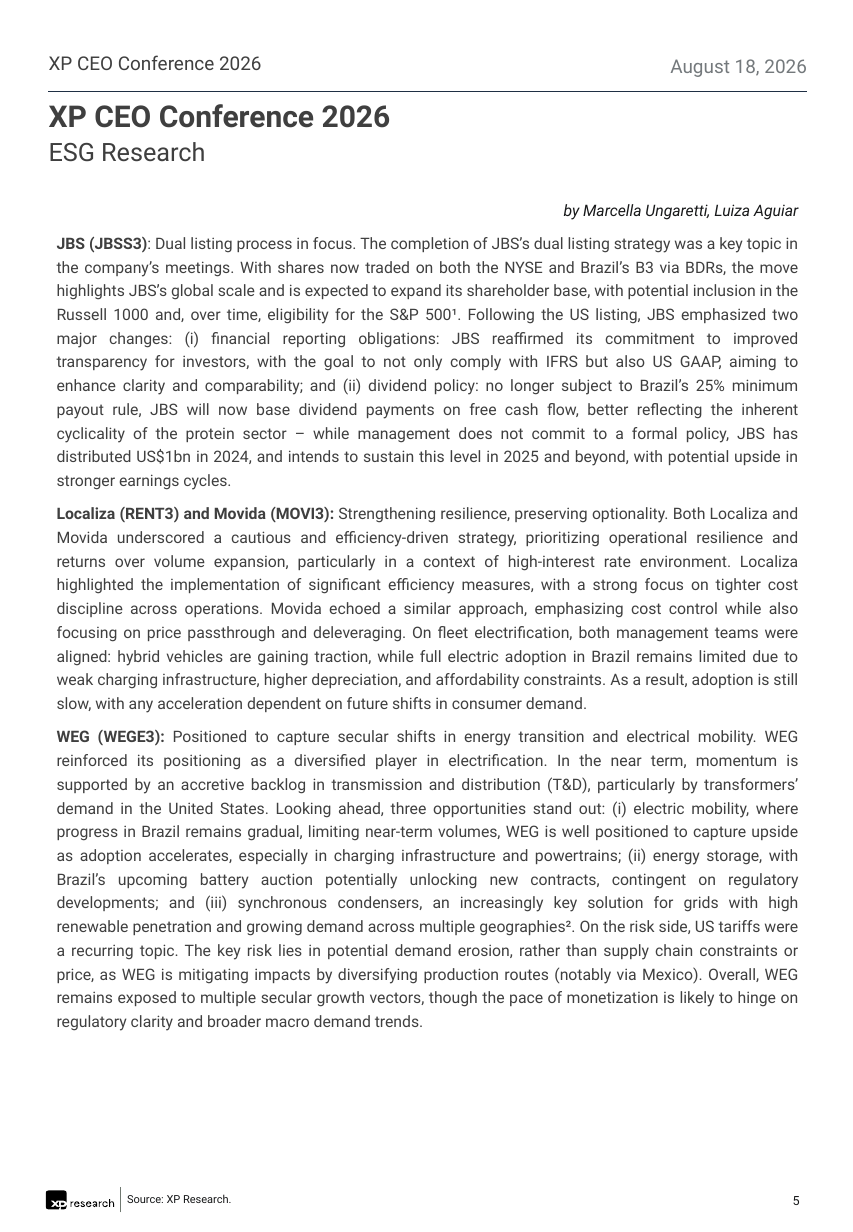
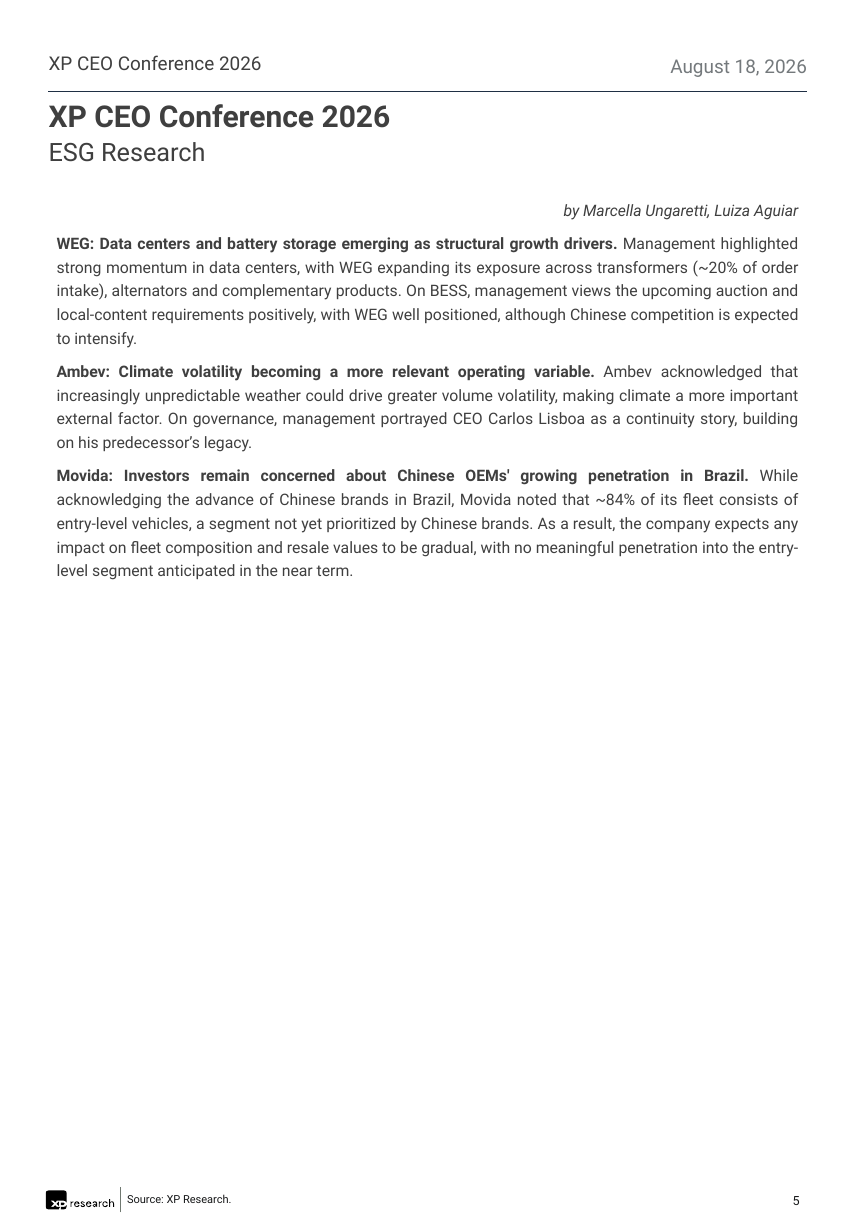
Before and after one commit to CaioLSouza/datasets, a slide deck: slide 5 of ceo_conference_2026/Feedback XP CEO Conference 2026.pptx. Drawn at 853x1232 pixels with LibreOffice and Linux fonts; fonts in the diff are those of the drawing. Boxes give left, top, right and bottom in pixels: in the first picture for what was removed or moved away, otherwise in the second. Text is boxed around its words. In the diff, an @@ line names an element or a change of style, - is before the commit and + after.

```diff
--- a/ceo_conference_2026/Feedback XP CEO Conference 2026.pptx
+++ b/ceo_conference_2026/Feedback XP CEO Conference 2026.pptx
@@ text at bbox=[564, 204, 798, 220]: text colour #18191A to #3F3F3F in "by Marcella Ungaretti, Luiza Aguiar" @@
@@ text at bbox=[57, 237, 799, 580]: text changed @@
-JBS (JBSS3): Dual listing process in focus. The completion of JBS’s dual listing strategy was a key topic in the company’s meetings. With shares now traded on both the NYSE and Brazil’s B3 via BDRs, the move highlights JBS’s global scale and is expected to expand its shareholder base, with potential inclusion in the Russell 1000 and, over time, eligibility for the S&P 500¹. Following the US listing, JBS emphasized two major changes: (i) financial reporting obligations: JBS reaffirmed its commitment to improved transparency for investors, with the goal to not only comply with IFRS but also US GAAP, aiming to enhance clarity and comparability; and (ii) dividend policy: no longer subject to Brazil’s 25% minimum payout rule, JBS will now base dividend payments on free cash flow, better reflecting the inherent cyclicality of the protein sector – while management does not commit to a formal policy, JBS has distributed US$1bn in 2024, and intends to sustain this level in 2025 and beyond, with potential upside in stronger earnings cycles.
-Localiza (RENT3) and Movida (MOVI3): Strengthening resilience, preserving optionality. Both Localiza and Movida underscored a cautious and efficiency-driven strategy, prioritizing operational resilience and returns over volume expansion, particularly in a context of high-interest rate environment. Localiza highlighted the implementation of significant efficiency measures, with a strong focus on tighter cost discipline across operations. Movida echoed a similar approach, emphasizing cost control while also focusing on price passthrough and deleveraging. On fleet electrification, both management teams were aligned: hybrid vehicles are gaining traction, while full electric adoption in Brazil remains limited due to weak charging infrastructure, higher depreciation, and affordability constraints. As a result, adoption is still slow, with any acceleration dependent on future shifts in consumer demand.
-WEG (WEGE3): Positioned to capture secular shifts in energy transition and electrical mobility. WEG reinforced its positioning as a diversified player in electrification. In the near term, momentum is supported by an accretive backlog in transmission and distribution (T&D), particularly by transformers’ demand in the United States. Looking ahead, three opportunities stand out: (i) electric mobility, where progress in Brazil remains gradual, limiting near-term volumes, WEG is well positioned to capture upside as adoption accelerates, especially in charging infrastructure and powertrains; (ii) energy storage, with Brazil’s upcoming battery auction potentially unlocking new contracts, contingent on regulatory developments; and (iii) synchronous condensers, an increasingly key solution for grids with high renewable penetration and growing demand across multiple geographies². On the risk side, US tariffs were a recurring topic. The key risk lies in potential demand erosion, rather than supply chain constraints or price, as WEG is mitigating impacts by diversifying production routes (notably via Mexico). Overall, WEG remains exposed to multiple secular growth vectors, though the pace of monetization is likely to hinge on regulatory clarity and broader macro demand trends.
+WEG: Data centers and battery storage emerging as structural growth drivers. Management highlighted strong momentum in data centers, with WEG expanding its exposure across transformers (~20% of order intake), alternators and complementary products. On BESS, management views the upcoming auction and local-content requirements positively, with WEG well positioned, although Chinese competition is expected to intensify.
+Ambev: Climate volatility becoming a more relevant operating variable. Ambev acknowledged that increasingly unpredictable weather could drive greater volume volatility, making climate a more important external factor. On governance, management portrayed CEO Carlos Lisboa as a continuity story, building on his predecessor’s legacy.
+Movida: Investors remain concerned about Chinese OEMs' growing penetration in Brazil. While acknowledging the advance of Chinese brands in Brazil, Movida noted that ~84% of its fleet consists of entry-level vehicles, a segment not yet prioritized by Chinese brands. As a result, the company expects any impact on fleet composition and resale values to be gradual, with no meaningful penetration into the entry-level segment anticipated in the near term.
```
Also in this commit, not shown: 14 other slides changed, 7 slides added.
